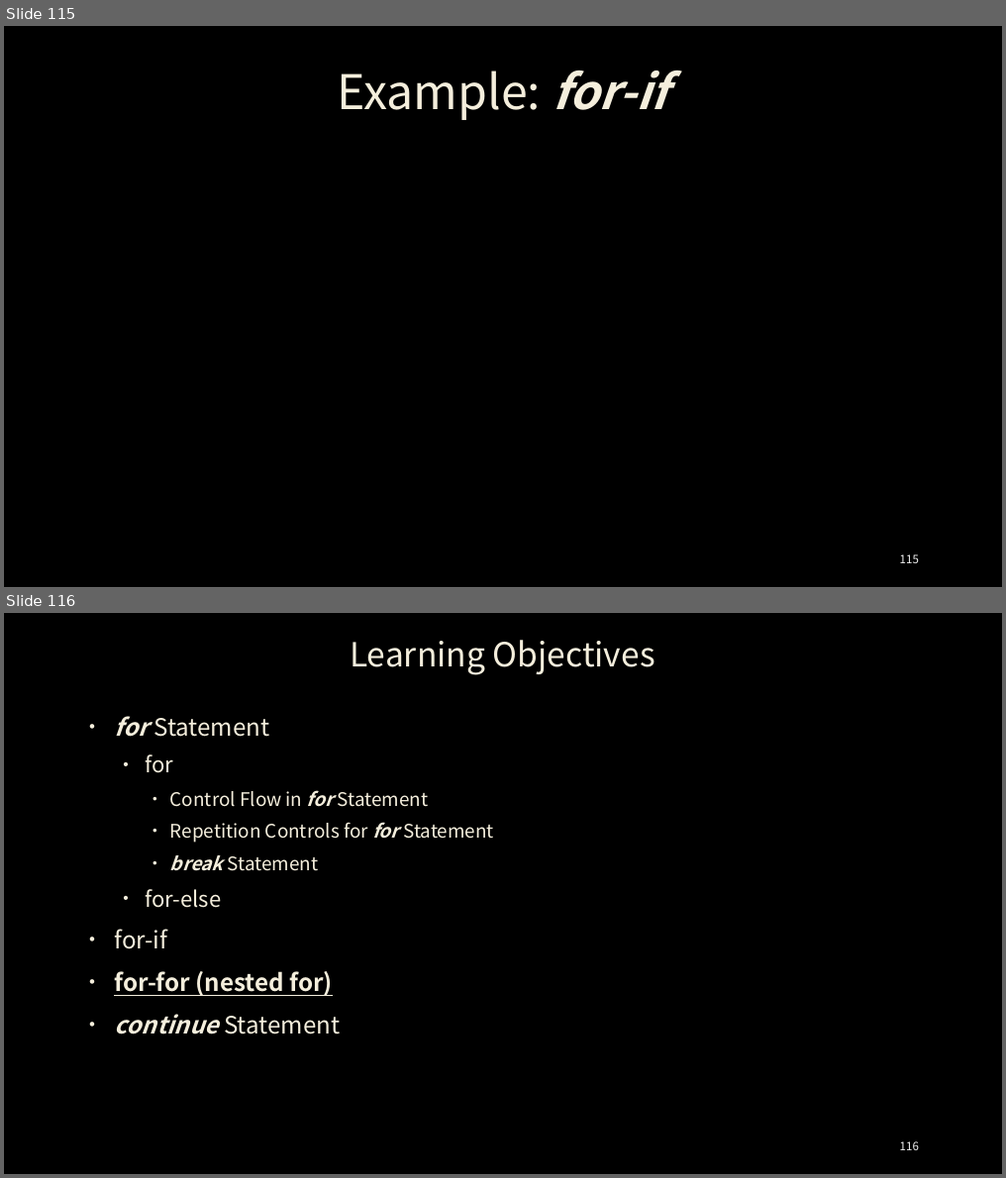
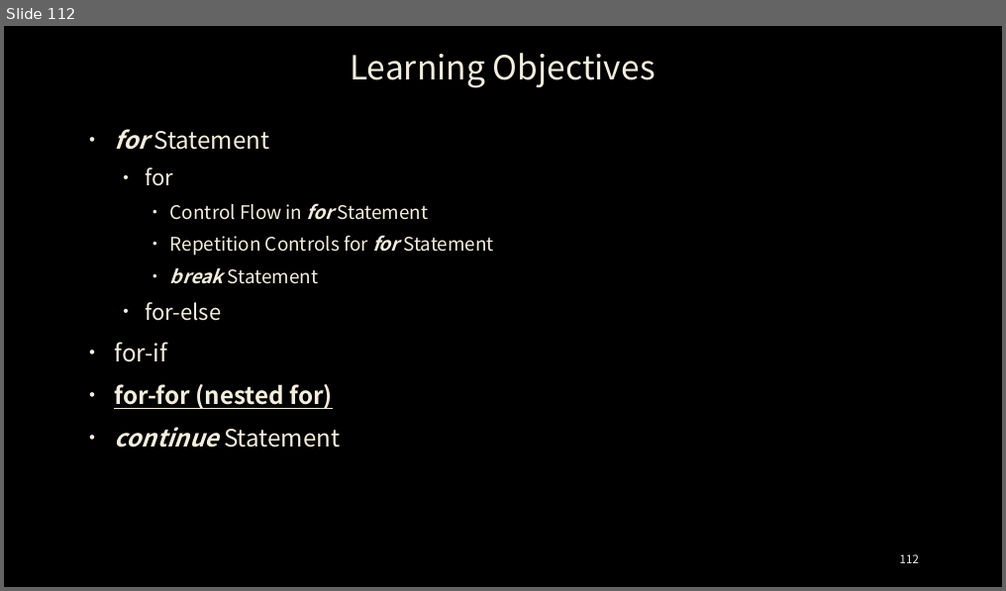
Before and after one commit to ancestor9/24_python-programimming-1, a slide deck: week4_5/week_04_Control Flow-for Statement.pptx. Shown one above the other, each under a label of ours: slides 115 and 116 before the commit, slide 112 after it. The pictures are 1006x1178 and 1006x591 pixels, drawn with LibreOffice and Linux fonts; fonts in the diff are those of the drawing; grey boxes stand for pictures; background and template pictures are left out. Boxes give left, top, right and bottom in pixels: in the first picture for what was removed or moved away, otherwise in the second. Text is boxed around its words. In the diff, an @@ line names an element or a change of style, - is before the commit and + after.

```diff
--- a/week4_5/week_04_Control Flow-for Statement.pptx
+++ b/week4_5/week_04_Control Flow-for Statement.pptx
@@ slide 115 removed at [4,26,1002,587], background picture (left out) @@
@@ title removed at [337,70,668,120] @@
-Example: for-if
@@ page number removed at [900,555,919,564] @@
-115
@@ what was slide 116 is now slide 112 @@
@@ page number at [900,555,919,564]: text changed @@
-116
+112
```
Also in this commit, not shown: 3 other slides removed.
